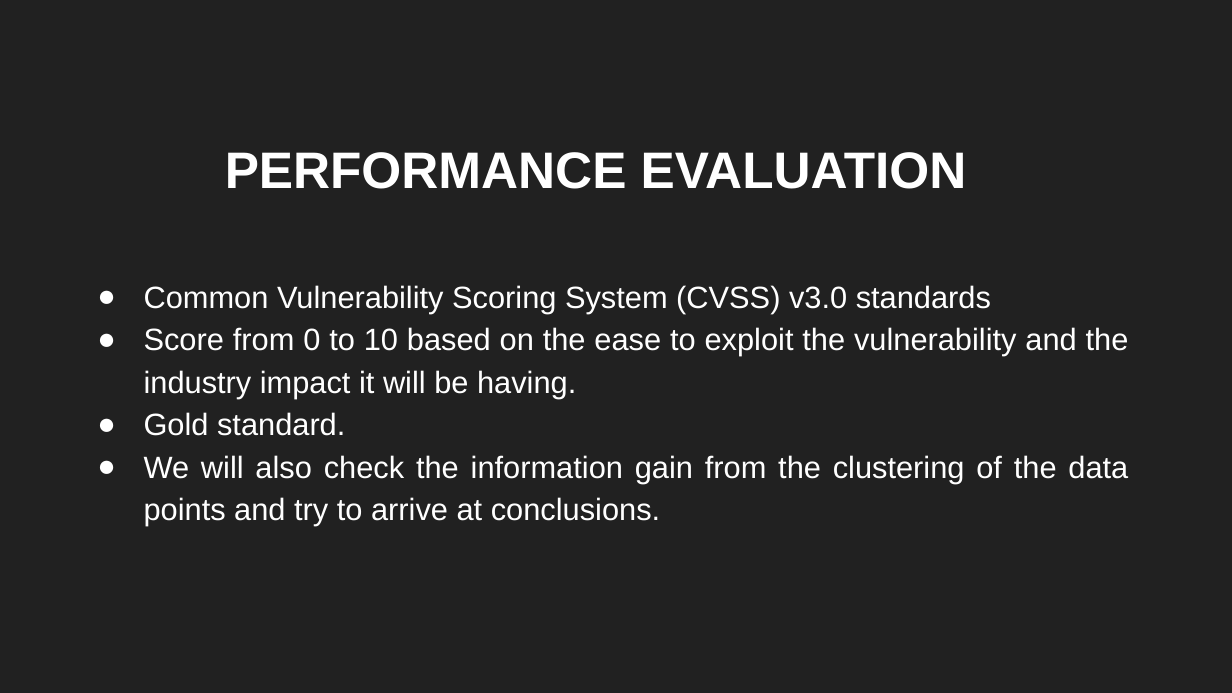
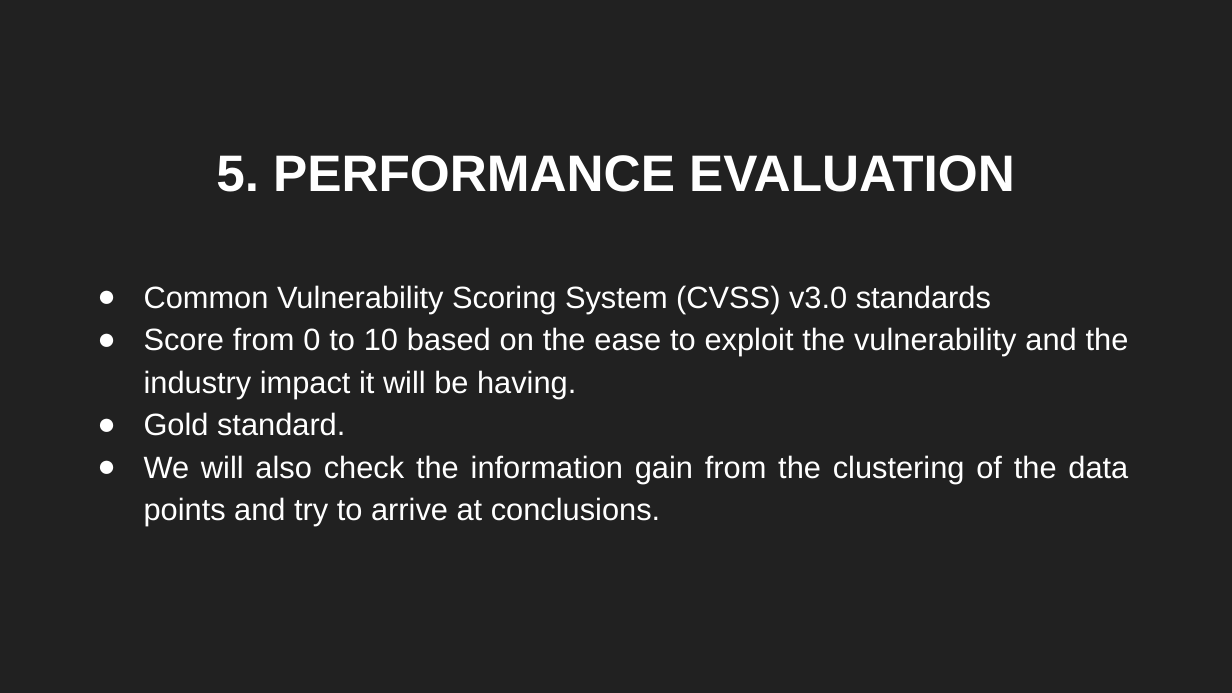
Before and after one commit to sbenstewart/cip-lab, a slide deck: slide 13 of mail these/presentation.pptx (slide 12 before the commit). Drawn at 1232x693 pixels with LibreOffice and Linux fonts; fonts in the diff are those of the drawing. Boxes give left, top, right and bottom in pixels: in the first picture for what was removed or moved away, otherwise in the second. Text is boxed around its words. In the diff, an @@ line names an element or a change of style, - is before the commit and + after.

```diff
--- a/mail these/presentation.pptx
+++ b/mail these/presentation.pptx
@@ title at [216,155,1015,192]: text changed @@
-PERFORMANCE EVALUATION
+5. PERFORMANCE EVALUATION
```
Also in this commit, not shown: 9 other slides changed, 5 slides added, 1 slide removed, 2 other files.
